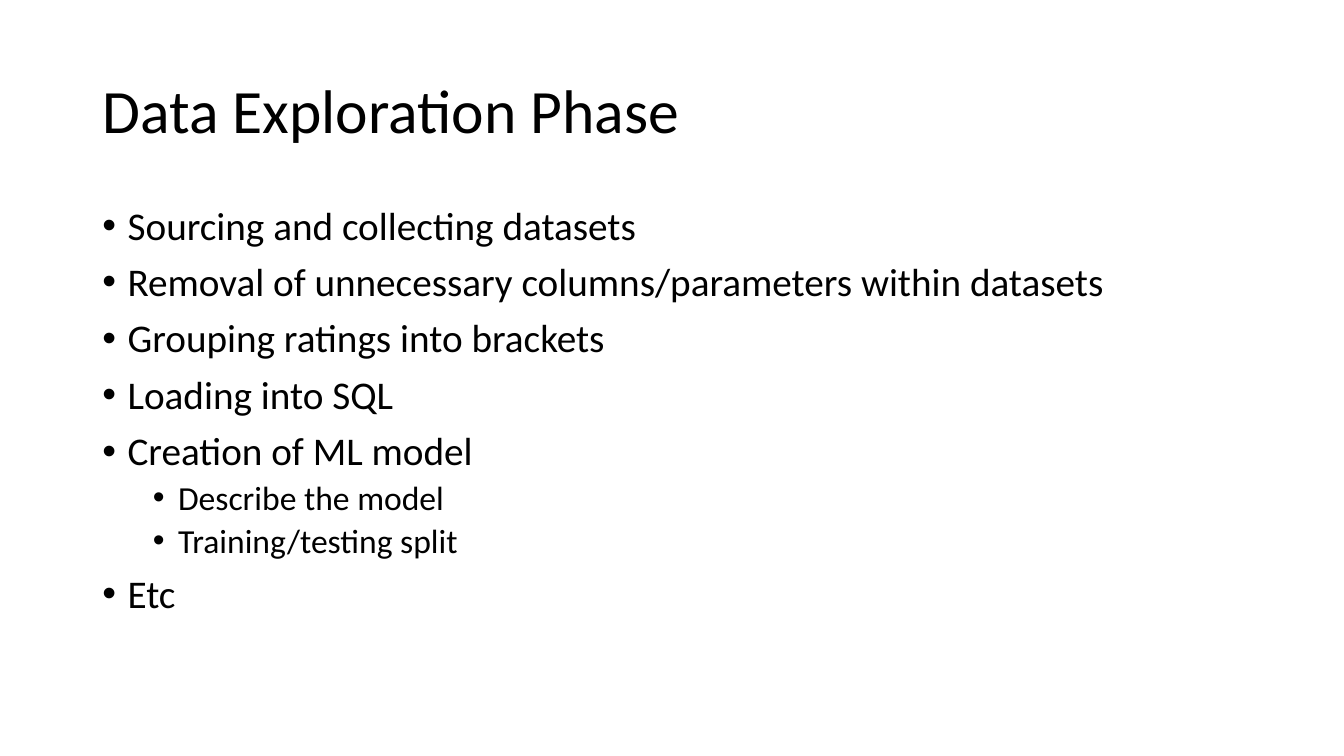
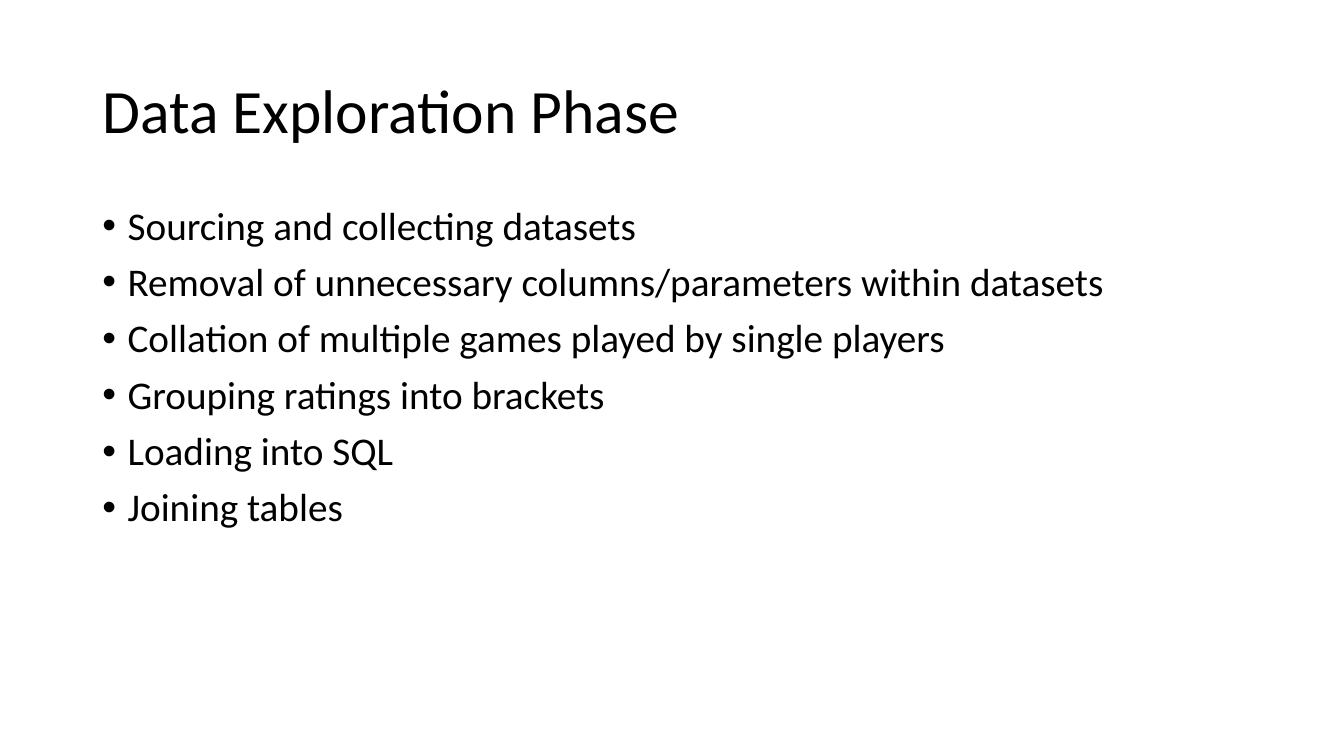
Before and after one commit to Nveatch/Chess_Games_Group_Analysis, a slide deck: slide 6 of Group_1_Slides.pptx (slide 7 before the commit). Drawn at 1344x756 pixels with LibreOffice and Linux fonts; fonts in the diff are those of the drawing. Boxes give left, top, right and bottom in pixels: in the first picture for what was removed or moved away, otherwise in the second. Text is boxed around its words. In the diff, an @@ line names an element or a change of style, - is before the commit and + after.

Commit message:
final slides

```diff
--- a/Group_1_Slides.pptx
+++ b/Group_1_Slides.pptx
@@ text at bbox=[128, 324, 945, 359]: paragraph added @@
+• Collation of multiple games played by single players
@@ text at bbox=[128, 493, 343, 528]: text changed; size 24 to 28 pt @@
-• Creation of ML model
-  • Describe the model
-  • Training/testing split
-• Etc
+• Joining tables
```
Also in this commit, not shown: 1 other slide changed, 1 slide added.
